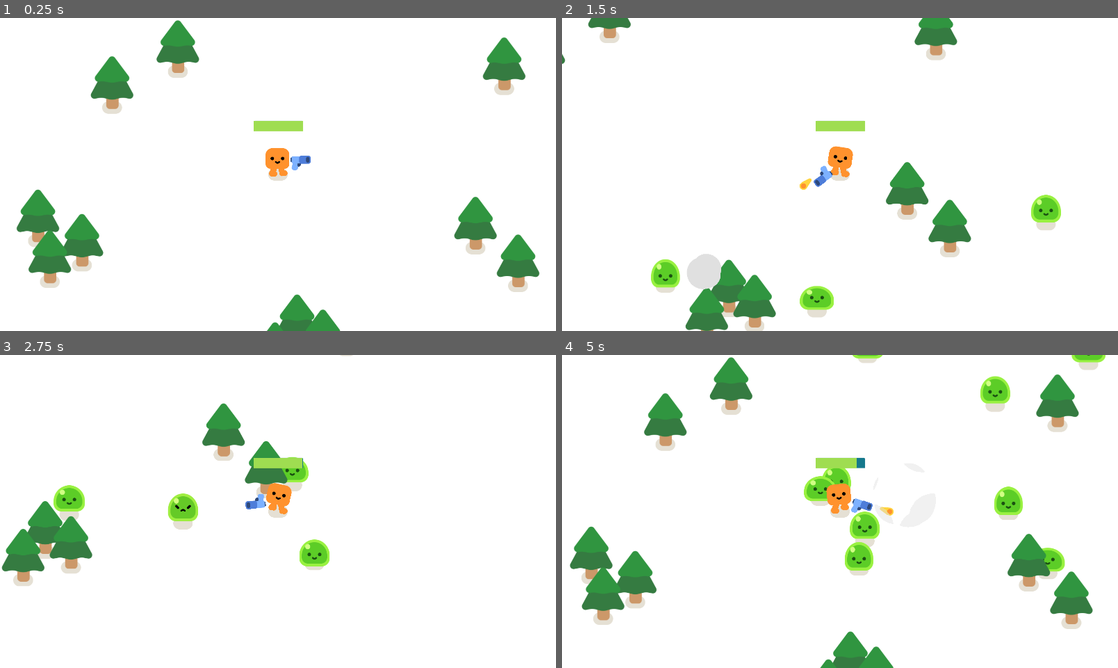
Above: before the commit, frames 1-4 (two rows, left to right).
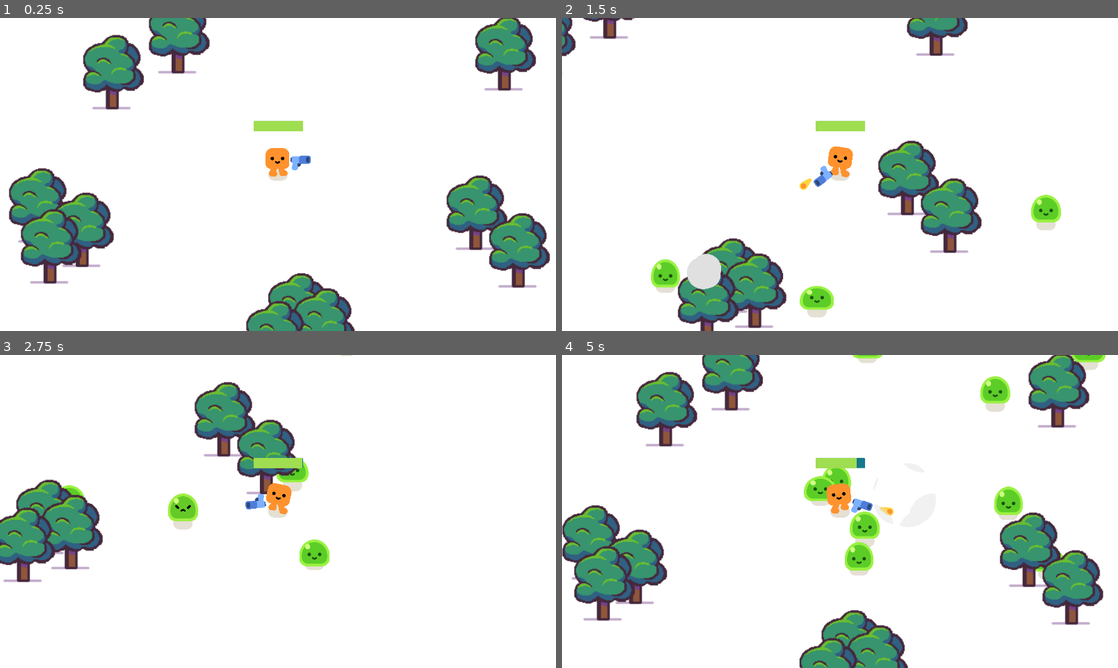
Above: after the commit, the same moments.

Repository: hanna-tay/group4
Game: Godot game, scene res://survivors_game.tscn
Same seed, same stepped clock (60 frames per second), same inputs: the game is played once before the commit and once after it.
Inputs:
- Up to frame 1 (0.25 s): no input
- Up to frame 2 (1.5 s): hold D (move_right) 0.53-1.28 s; hold S (move_down) from 1.28 s (still down)
- Up to frame 3 (2.75 s): release S (move_down) at 2.03 s; hold D (move_right) from 2.03 s (still down)
- Up to frame 4 (5 s): release D (move_right) at 2.78 s; hold W (move_up) 2.78-3.53 s; hold A (move_left) from 3.53 s (still down)

The runs differ from the first frame. In frame 1, 16% of the frame differs, in the area x 1-99%, y 0-100%; in frame 2, 9.3%; in frame 3, 7.7%; in frame 4, 16%.

Commit message:
new tree sprite

Diff:
--- a/2d-project-completed/trees/pine_tree.tscn
+++ b/2d-project-completed/trees/pine_tree.tscn
@@ -1,7 +1,7 @@
 [gd_scene format=3 uid="uid://c2qg1nuvfnd4q"]
 
 [ext_resource type="Texture2D" uid="uid://b7rhtttevhxtj" path="res://characters/ground_shadow.png" id="1_g7t2f"]
-[ext_resource type="Texture2D" uid="uid://caqfk2xng5v5u" path="res://trees/pine_tree.png" id="2_hd1ds"]
+[ext_resource type="Texture2D" uid="uid://tb3docmhmh7m" path="res://trees/tree_sprite.png" id="2_gltu7"]
 
 [sub_resource type="CircleShape2D" id="CircleShape2D_im3ph"]
 radius = 22.4571
@@ -13,6 +13,7 @@
 shape = SubResource("CircleShape2D_im3ph")
 
 [node name="GroundShadow" type="Sprite2D" parent="." unique_id=63197420]
+visible = false
 modulate = Color(0.898039, 0.878431, 0.831373, 1)
 z_index = -1
 z_as_relative = false
@@ -20,6 +21,6 @@
 texture = ExtResource("1_g7t2f")
 
 [node name="PineTree" type="Sprite2D" parent="." unique_id=2053190559]
-position = Vector2(0, -90)
-scale = Vector2(1.25, 1.25)
-texture = ExtResource("2_hd1ds")
+position = Vector2(-2.0000038, -121.99999)
+scale = Vector2(2.7875, 2.7875)
+texture = ExtResource("2_gltu7")
Binary file added: 2d-project-completed/trees/tree_sprite.png
Not shown, added: 2d-project-completed/trees/tree_sprite.png.import
